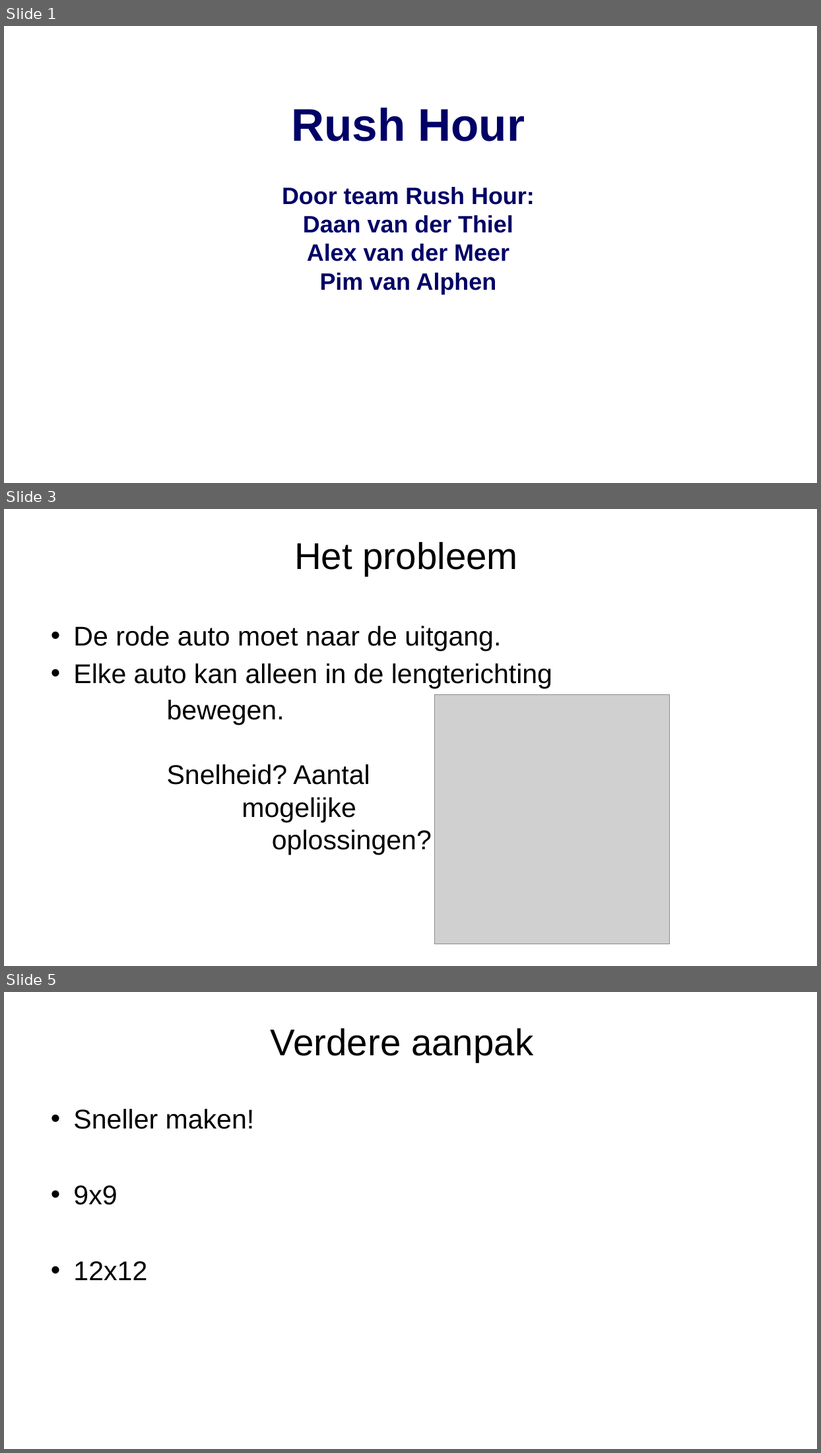
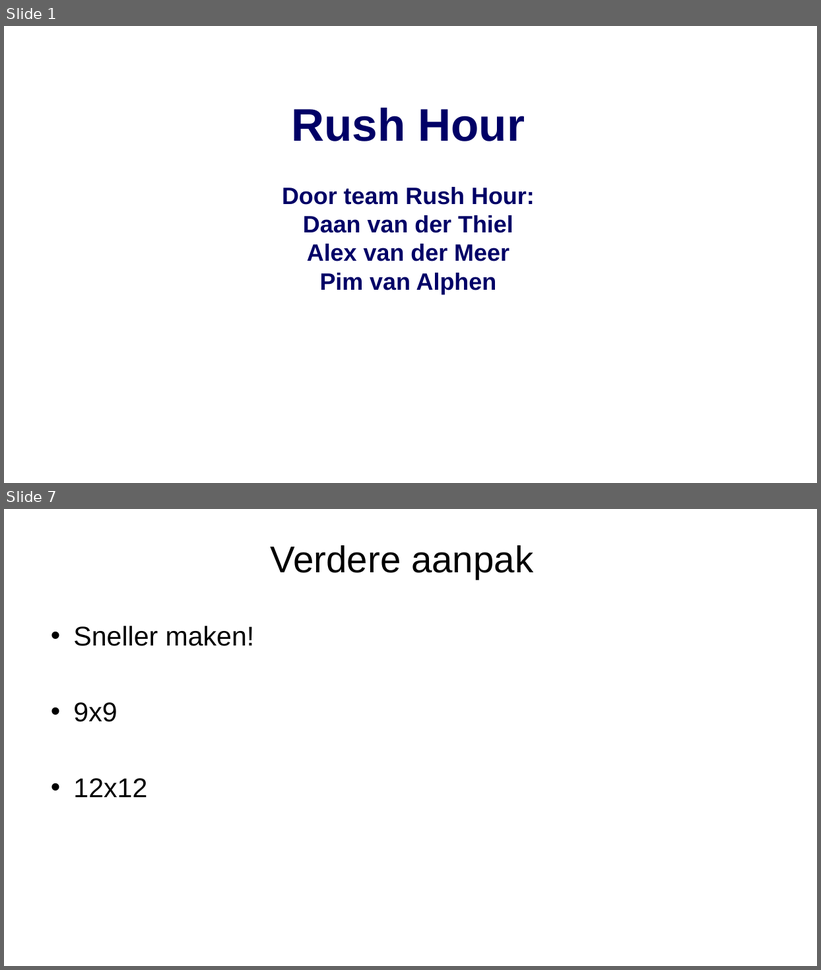
Before and after one commit to A-meerdervan/RushHourGit, a slide deck: Gezamenlijk/presentatie week 4, team rush hour.pptx. Shown one above the other, each under a label of ours: slides 1, 3 and 5 before the commit, slides 1 and 7 after it; the slides between them are not shown. The pictures are 821x1453 and 821x970 pixels, drawn with LibreOffice and Linux fonts; fonts in the diff are those of the drawing; grey boxes stand for pictures; background and template pictures are left out. Boxes give left, top, right and bottom in pixels: in the first picture for what was removed or moved away, otherwise in the second. Text is boxed around its words. In the diff, an @@ line names an element or a change of style, - is before the commit and + after.

```diff
--- a/Gezamenlijk/presentatie week 4, team rush hour.pptx
+++ b/Gezamenlijk/presentatie week 4, team rush hour.pptx
@@ slide 3 removed at (4,509,817,966), background picture (left out) @@
@@ title removed at (294,542,518,576) @@
-Het probleem
@@ text removed at (73,626,552,689) @@
-• De rode auto moet naar de uitgang.
-• Elke auto kan alleen in de lengterichting
@@ text removed at (167,700,432,855) @@
-bewegen.
-Snelheid? Aantal
-mogelijke
-oplossingen?
@@ picture removed at (435,694,670,944) @@
@@ what was slide 5 is now slide 7 @@
```
Also in this commit, not shown: 5 slides changed, 3 slides added, 10 other files.
